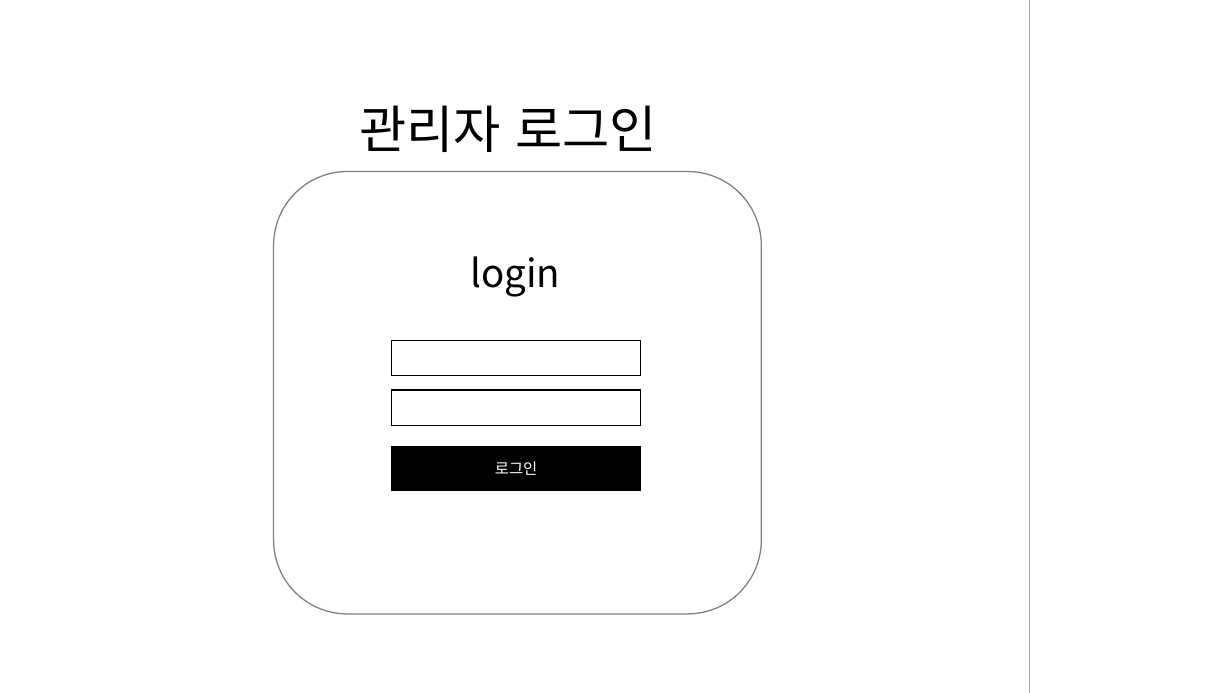
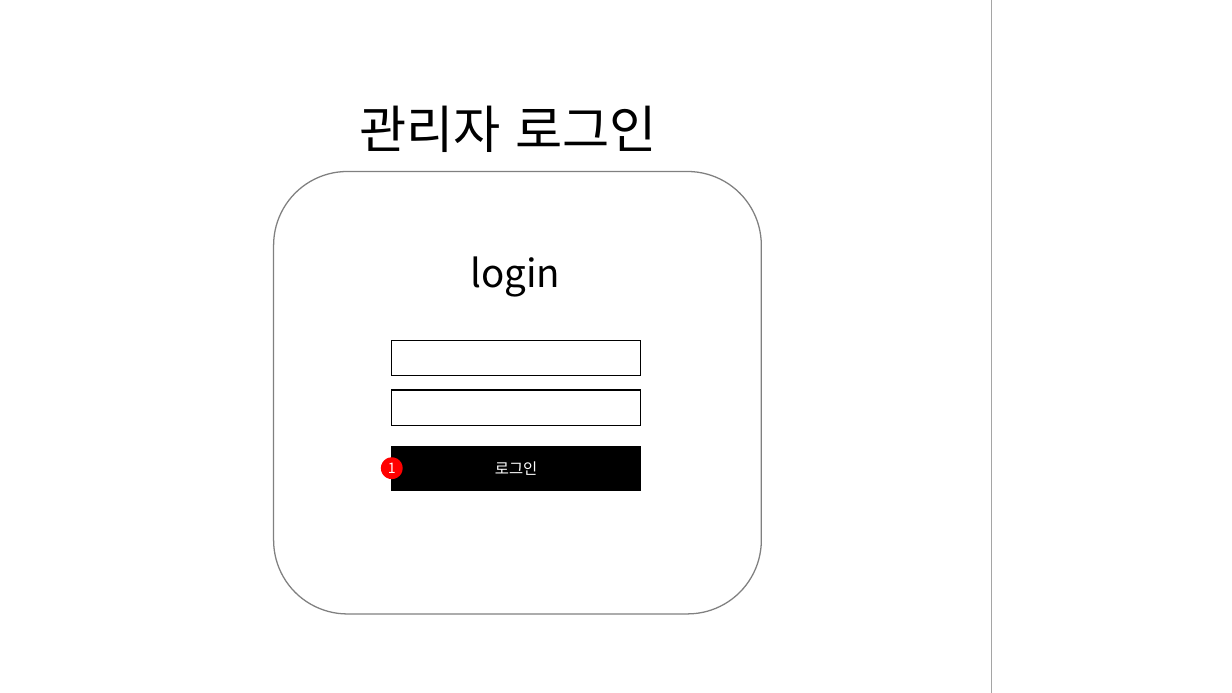
Before and after one commit to Hongsomang/mymall, a slide deck: slide 12 of document/design/MYMALL(쇼핑리스트)_스토리보드.pptx. Drawn at 1232x693 pixels with LibreOffice and Linux fonts; fonts in the diff are those of the drawing. Boxes give left, top, right and bottom in pixels: in the first picture for what was removed or moved away, otherwise in the second. Text is boxed around its words. In the diff, an @@ line names an element or a change of style, - is before the commit and + after.

```diff
--- a/document/design/MYMALL(쇼핑리스트)_스토리보드.pptx
+++ b/document/design/MYMALL(쇼핑리스트)_스토리보드.pptx
@@ line moved from (1030, 0) - (1030, 693) to (992, 0) - (992, 693) @@
@@ ellipse added at bbox=[381, 457, 403, 480], fill #FF0000, 11 pt, text #FFFFFF @@
+1
```
Also in this commit, not shown: 15 other slides changed, 3 slides added, 2 slides removed.
